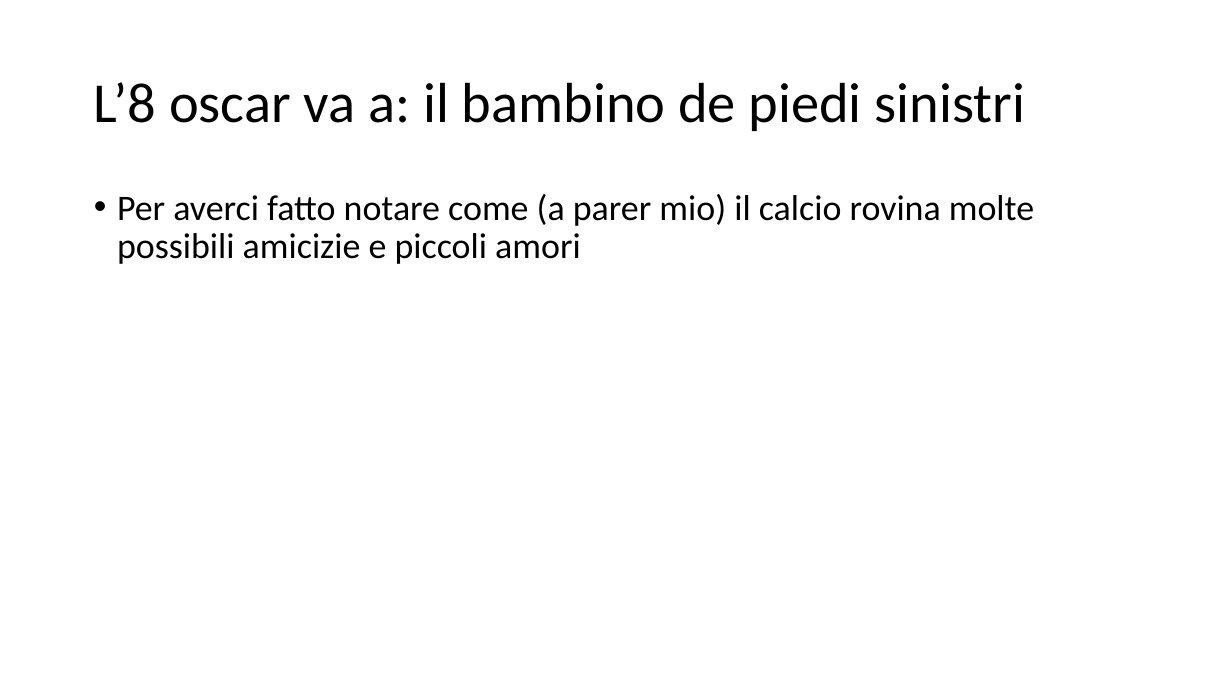
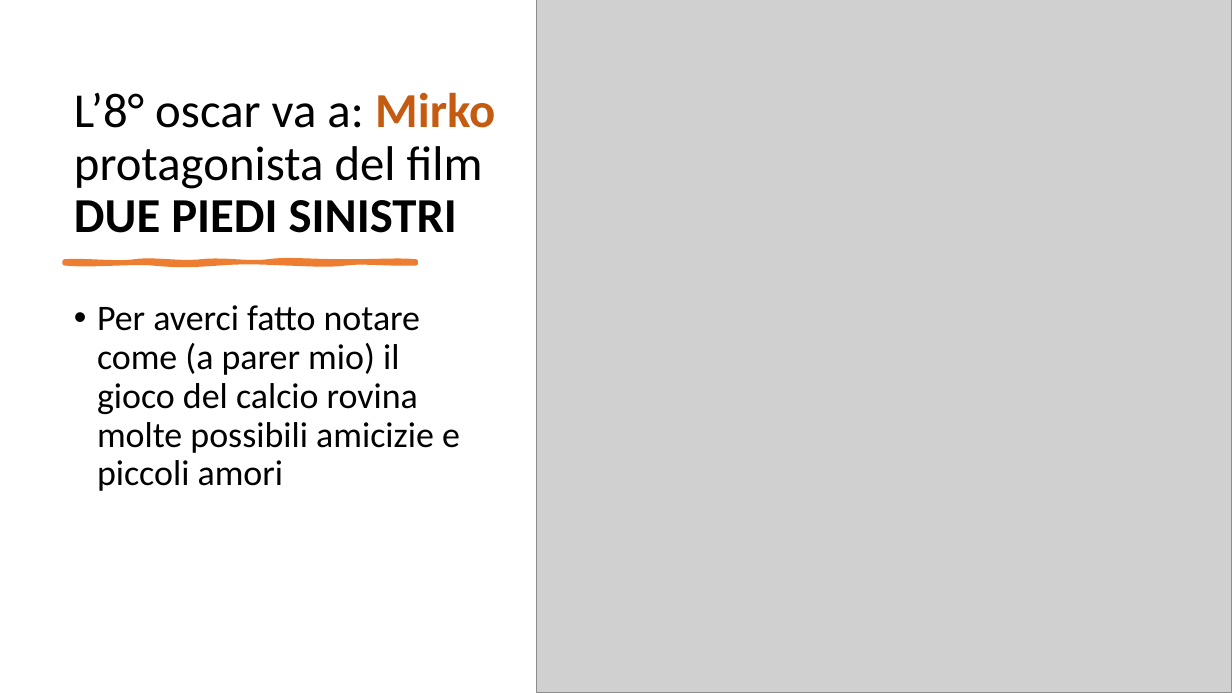
Before and after one commit to yungestdev/pptx, a slide deck: slide 4 of Oscar Night.pptx (slide 5 before the commit). Drawn at 1232x693 pixels with LibreOffice and Linux fonts; fonts in the diff are those of the drawing; grey boxes stand for pictures. Boxes give left, top, right and bottom in pixels: in the first picture for what was removed or moved away, otherwise in the second. Text is boxed around its words. In the diff, an @@ line names an element or a change of style, - is before the commit and + after.

```diff
--- a/Oscar Night.pptx
+++ b/Oscar Night.pptx
@@ picture added at box(537, 0, 1232, 693) @@
@@ title "L’8° oscar va a: Mirko ..." at box(74, 92, 495, 233): vertical alignment middle to bottom @@
@@ title at box(74, 92, 495, 233): text changed; size 44 to 38 pt @@
-L’8 oscar va a: il bambino de piedi sinistri
+L’8° oscar va a: Mirko protagonista del film DUE PIEDI SINISTRI
@@ freeform shape added at box(65, 262, 416, 263), fill #ED7D31, outline #ED7D31 3.5 pt @@
@@ text at box(97, 305, 460, 491): text changed @@
-• Per averci fatto notare come (a parer mio) il calcio rovina molte possibili amicizie e piccoli amori
+• Per averci fatto notare come (a parer mio) il gioco del calcio rovina molte possibili amicizie e piccoli amori
```
Also in this commit, not shown: 10 other slides changed, 1 slide removed.
